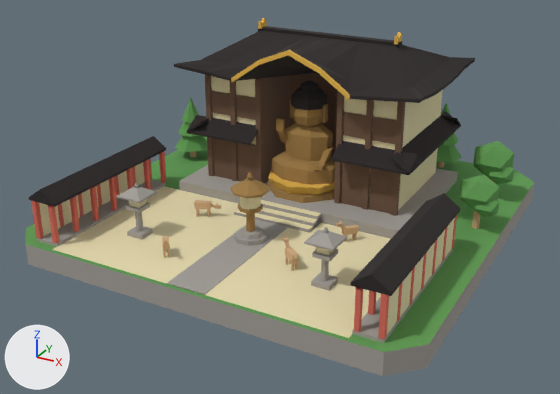
What one commit did to the Blender file content/landmarks/todai-ji-daibutsu.blend.
The view is the same before and after, from a 50 mm camera at (16.0, -30.9, 15.6) aimed at (-0.2, -1.4, 0.9). The lights are fixed; the arrows at lower left show +X, +Y and +Z. The first picture is the older version.

In view in the first picture: 'todaiji_bronze', 'todaiji_cream', 'todaiji_darkwood', 'todaiji_foliage', 'todaiji_gold', 'todaiji_roof', 'todaiji_stone', 'todaiji_vermilion', 'todaiji_wood' and 3 more.
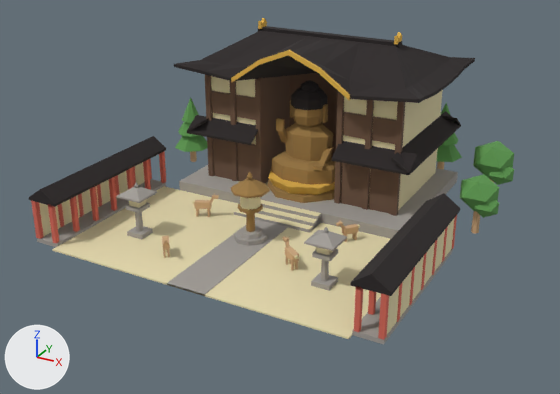
What differs and where, as boxes [x1, y1, x2, y2] in the pictures (560 x 394 px):
'todaiji_stone', reshaped (17% narrower, 15% shorter)
    before: [25, 165, 534, 376]
    after: [37, 165, 458, 344]
'todaiji_foliage', reshaped
    before: [25, 97, 534, 352]
    after: [175, 97, 514, 218]
part 1 of me_todaiji_foliage, deleted
    before: [25, 136, 534, 352]
part 2 of me_todaiji_stone, deleted
    before: [25, 184, 534, 376]
'todaiji_wood', unchanged, covered by the edit
    before: [162, 151, 494, 271]
    after: [190, 151, 494, 234]

The edits, one by one:
me_todaiji_foliage is used by ob_todaiji_foliage; location (0.0, 0.0, 0.0).
me_todaiji_foliage had 176 vertices, 217 faces and spanned x -9.6..9.6, y -9.6..9.6, z 0.0..3.8.
me_todaiji_foliage now has 168 vertices, 216 faces and spans x -9.2..9.4, y 0.7..9.5, z 0.6..3.8.
me_todaiji_foliage part 1: the loose piece of 8 vertices spanning x -9.6..9.6, y -9.6..9.6, z 0.0 is deleted.
me_todaiji_stone is used by ob_todaiji_stone; location (0.0, 0.0, 0.0).
me_todaiji_stone had 200 vertices, 151 faces and spanned x -9.6..9.6, y -9.6..9.6, z -1.0..2.6.
me_todaiji_stone now has 184 vertices, 143 faces and spans x -8.2..8.2, y -9.4..6.6, z -0.1..2.6.
me_todaiji_stone part 2: the loose piece of 16 vertices spanning x -9.6..9.6, y -9.6..9.6, z -1.0..0.0 is deleted.
